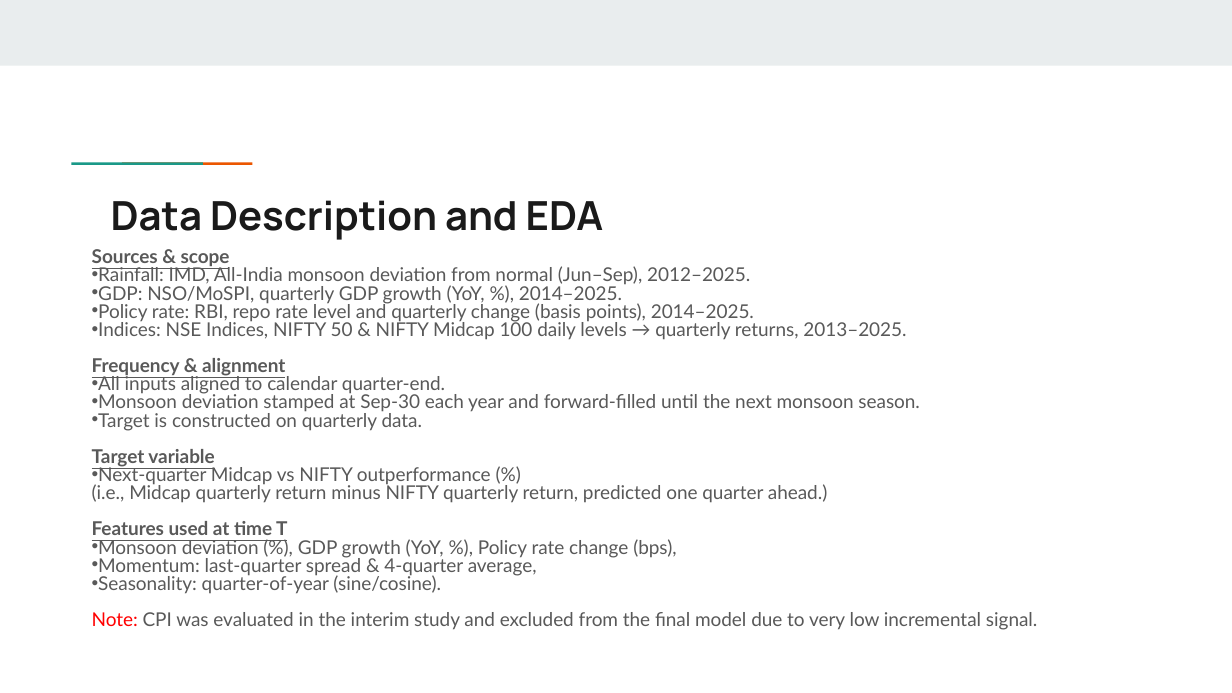
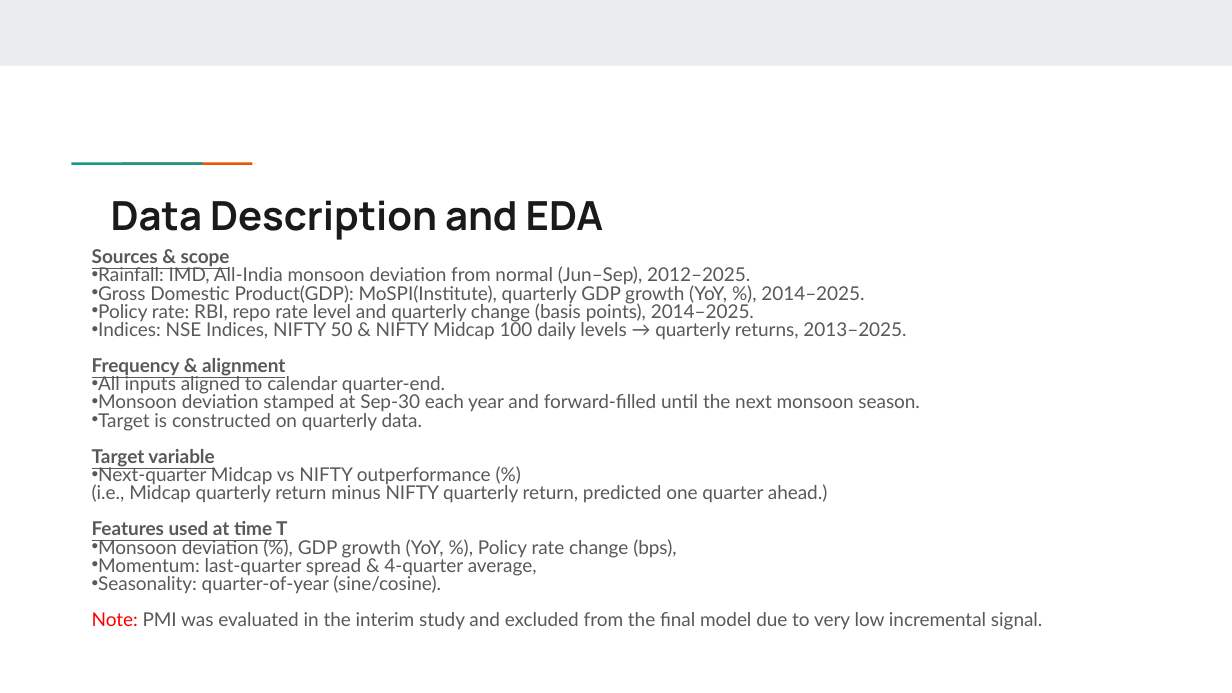
Before and after one commit to abpanic/marketpredict, a slide deck: slide 5 of Abpanick-Final Presentation.pptx. Drawn at 1232x693 pixels with LibreOffice and Linux fonts; fonts in the diff are those of the drawing. Boxes give left, top, right and bottom in pixels: in the first picture for what was removed or moved away, otherwise in the second. Text is boxed around its words. In the diff, an @@ line names an element or a change of style, - is before the commit and + after.

```diff
--- a/Abpanick-Final Presentation.pptx
+++ b/Abpanick-Final Presentation.pptx
@@ text at [98,283,864,304]: text changed @@
-• GDP: NSO/MoSPI, quarterly GDP growth (YoY, %), 2014–2025.
+• Gross Domestic Product(GDP): MoSPI(Institute), quarterly GDP growth (YoY, %), 2014–2025.
@@ text at [92,612,1042,630]: text changed @@
-Note: CPI was evaluated in the interim study and excluded from the final model due to very low incremental signal.
+Note: PMI was evaluated in the interim study and excluded from the final model due to very low incremental signal.
```
Also in this commit, not shown: 10 other slides changed, 3 other files.
